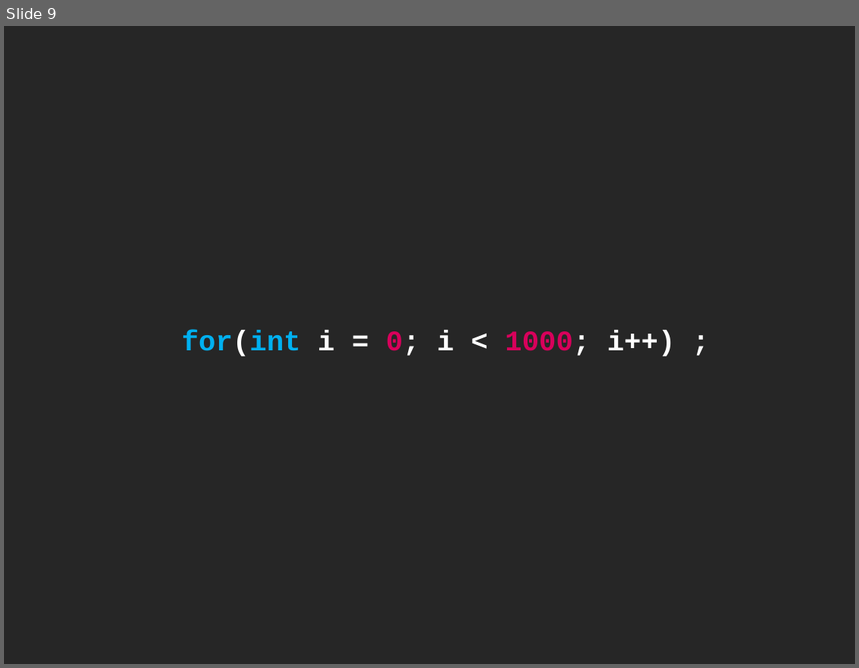
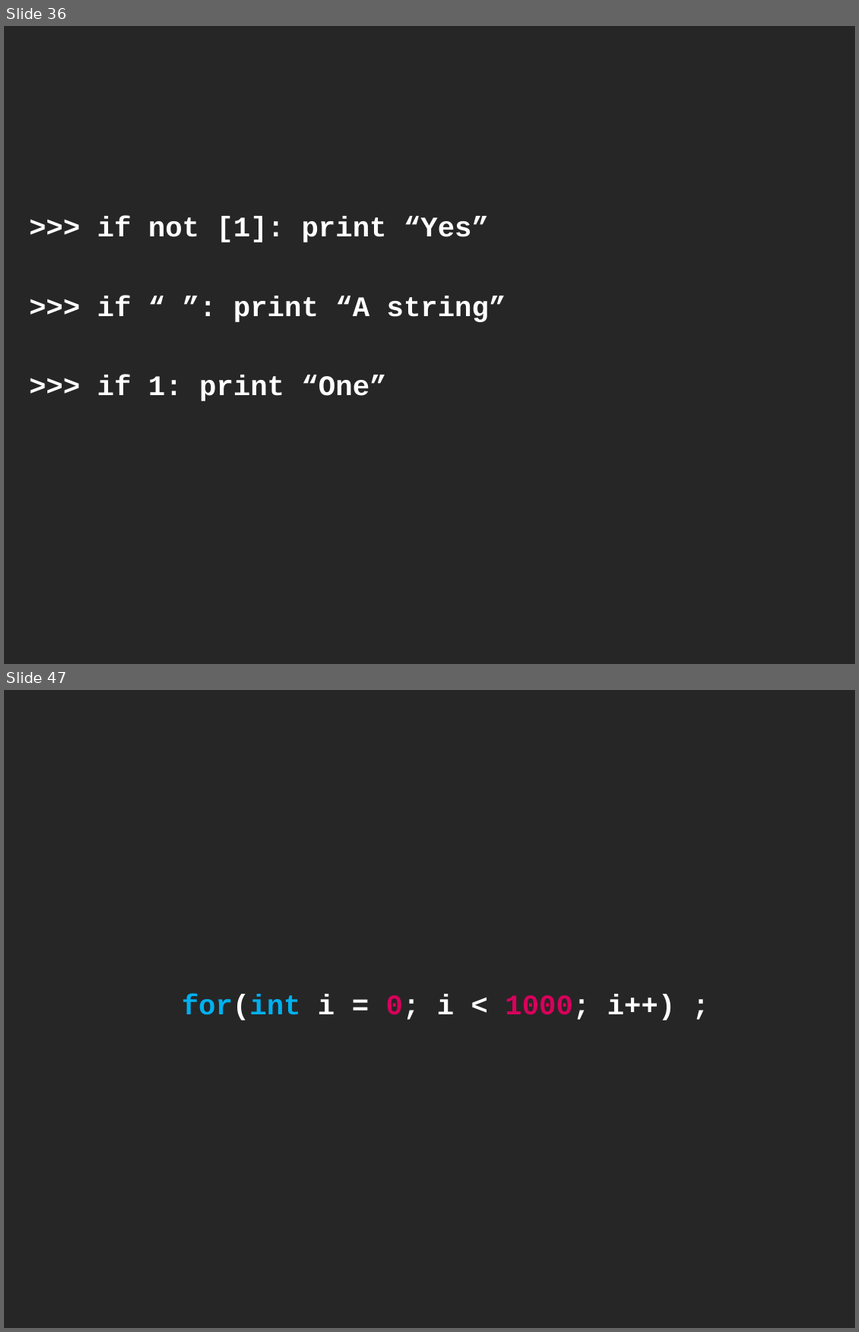
Before and after one commit to cessor/empathiccode, a slide deck: Python-BatteriesIncluded.pptx. Shown one above the other, each under a label of ours: slide 9 before the commit, slides 36 and 47 after it; the slides between them are not shown. The pictures are 859x668 and 859x1332 pixels, drawn with LibreOffice and Linux fonts; fonts in the diff are those of the drawing. Boxes give left, top, right and bottom in pixels: in the first picture for what was removed or moved away, otherwise in the second. Text is boxed around its words. In the diff, an @@ line names an element or a change of style, - is before the commit and + after.

```diff
--- a/Python-BatteriesIncluded.pptx
+++ b/Python-BatteriesIncluded.pptx
@@ slide 36 added at [4,26,855,664], background #262626 @@
@@ text added at [97,217,506,401], 24 pt, text #FFFFFF, bold @@
+>>> if not [1]: print “Yes”
+>>> if “ ”: print “A string”
+>>> if 1: print “One”
@@ what was slide 9 is now slide 47 @@
```
Also in this commit, not shown: 41 other slides added, 1 slide removed, 1 other file.
